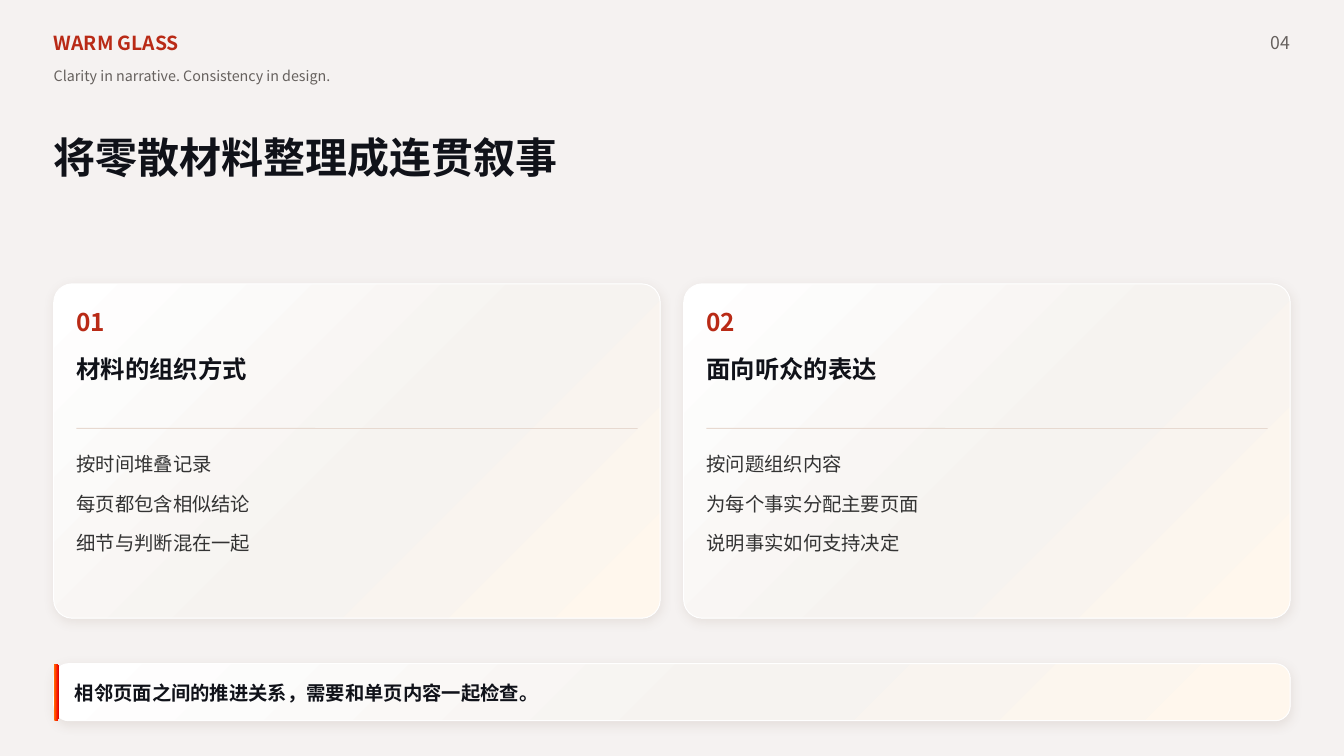
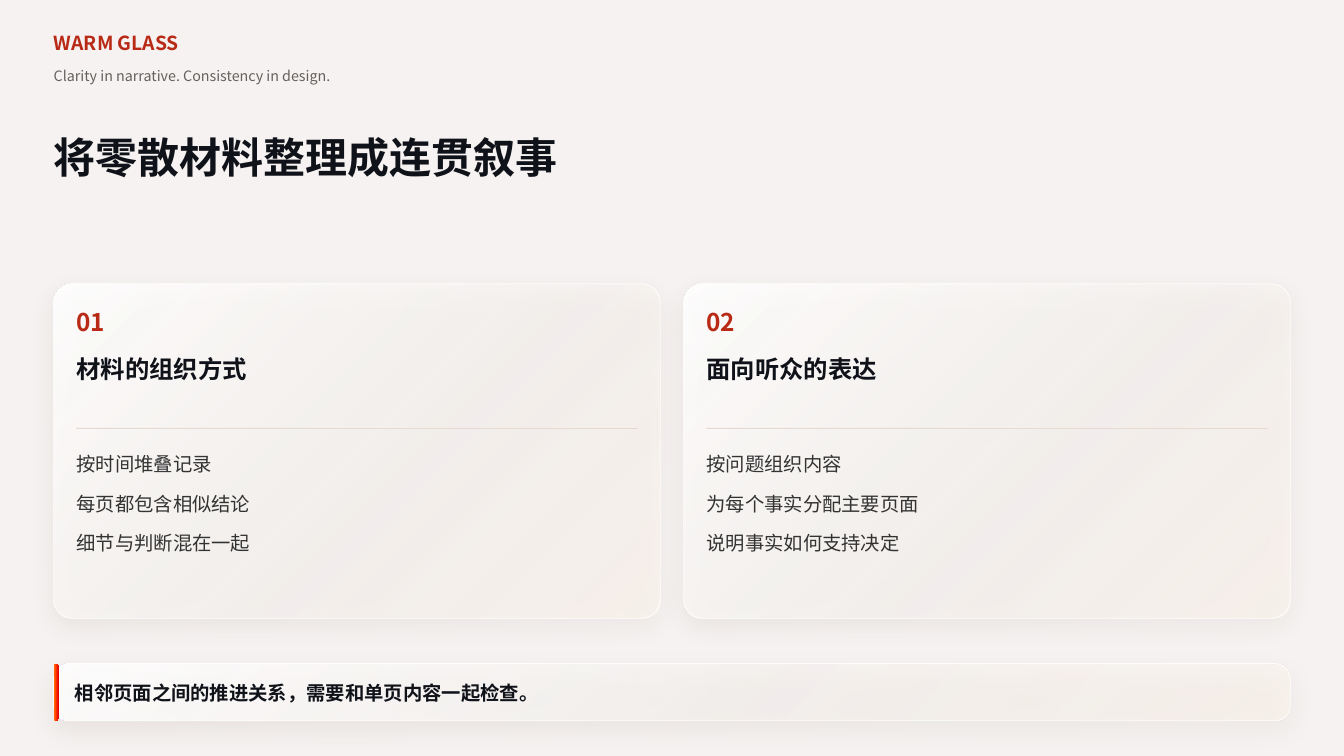
Before and after one commit to TPanic98/warm-glass-ppt-skill, a slide deck: slide 4 of docs/demo.pptx. Drawn at 1344x756 pixels with LibreOffice and Linux fonts; fonts in the diff are those of the drawing. Boxes give left, top, right and bottom in pixels: in the first picture for what was removed or moved away, otherwise in the second. Text is boxed around its words. In the diff, an @@ line names an element or a change of style, - is before the commit and + after.

Commit message:
Support four presentation purposes and preserve reference glass styling

```diff
--- a/docs/demo.pptx
+++ b/docs/demo.pptx
@@ text removed at (x1=1271, y1=36, x2=1291, y2=49) @@
-04
@@ rounded rectangle at (x1=53, y1=284, x2=660, y2=619): outline #FFFFFF 0.7 pt to #FFFFFF 0.6 pt; shadow changed @@
@@ rounded rectangle at (x1=684, y1=284, x2=1291, y2=619): outline #FFFFFF 0.7 pt to #FFFFFF 0.6 pt; shadow changed @@
```
Also in this commit, not shown: 10 other slides changed, 20 other files.
